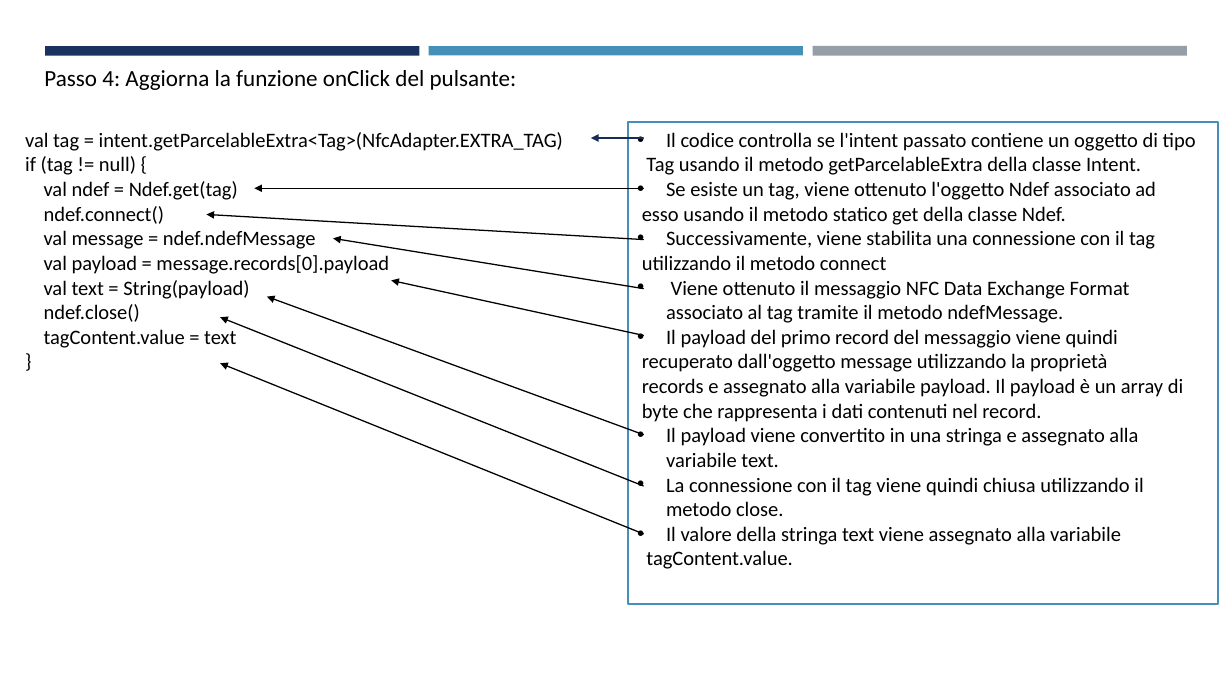
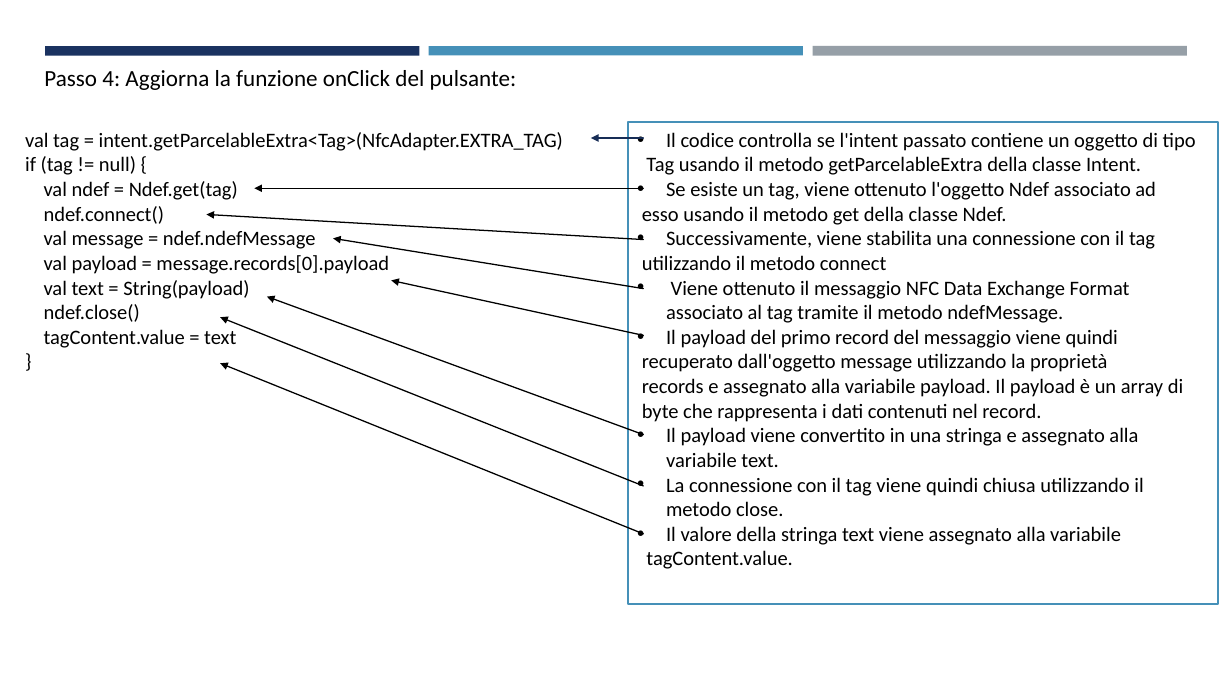
Before and after one commit to AndreaBedei1/Tesi, a slide deck: slide 10 of Mobile/Presentazione/NFC.pptx. Drawn at 1232x693 pixels with LibreOffice and Linux fonts; fonts in the diff are those of the drawing. Boxes give left, top, right and bottom in pixels: in the first picture for what was removed or moved away, otherwise in the second. Text is boxed around its words. In the diff, an @@ line names an element or a change of style, - is before the commit and + after.

```diff
--- a/Mobile/Presentazione/NFC.pptx
+++ b/Mobile/Presentazione/NFC.pptx
@@ text in rectangle at bbox=[642, 206, 1007, 225]: text changed @@
-esso usando il metodo statico get della classe Ndef.
+esso usando il metodo get della classe Ndef.
```
Also in this commit, not shown: 1 other slide changed, 2 other files.
